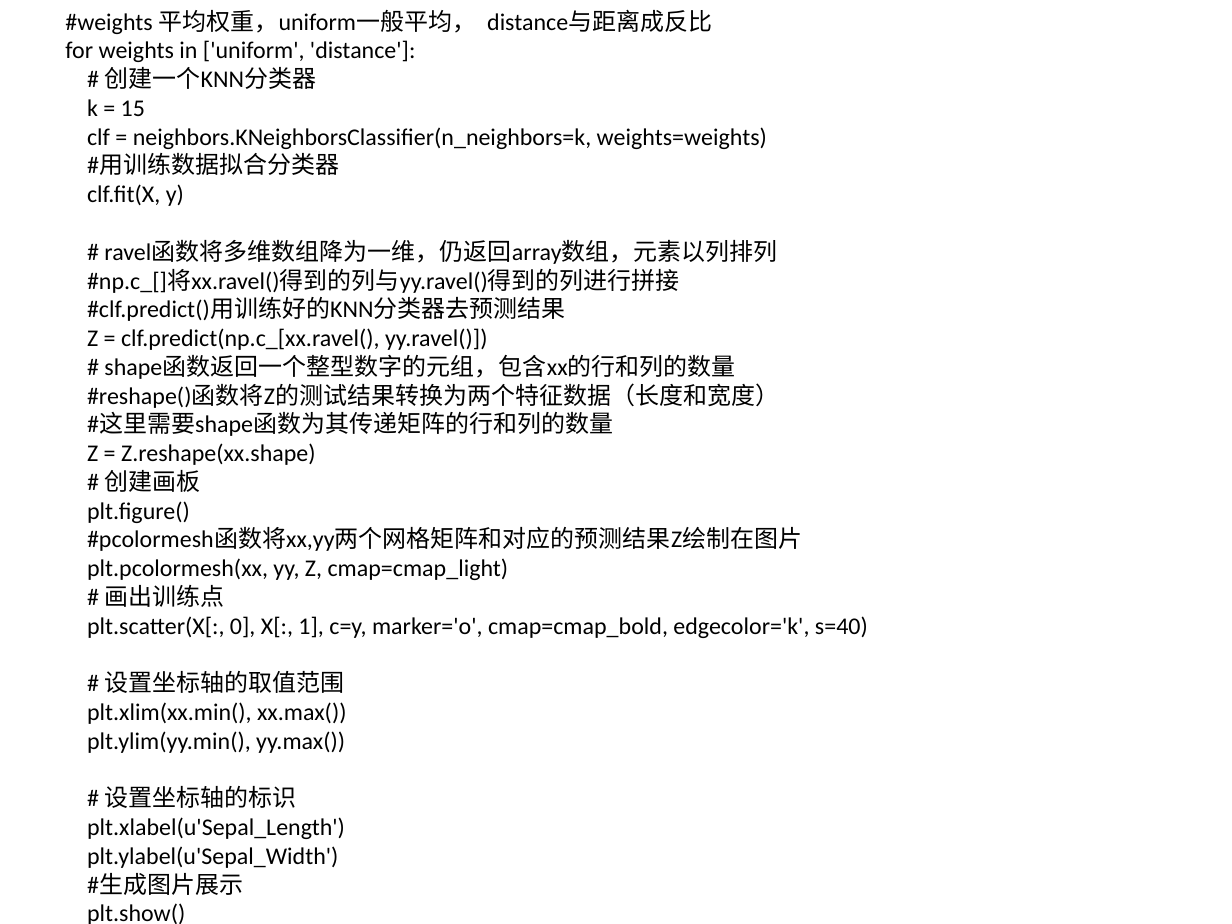
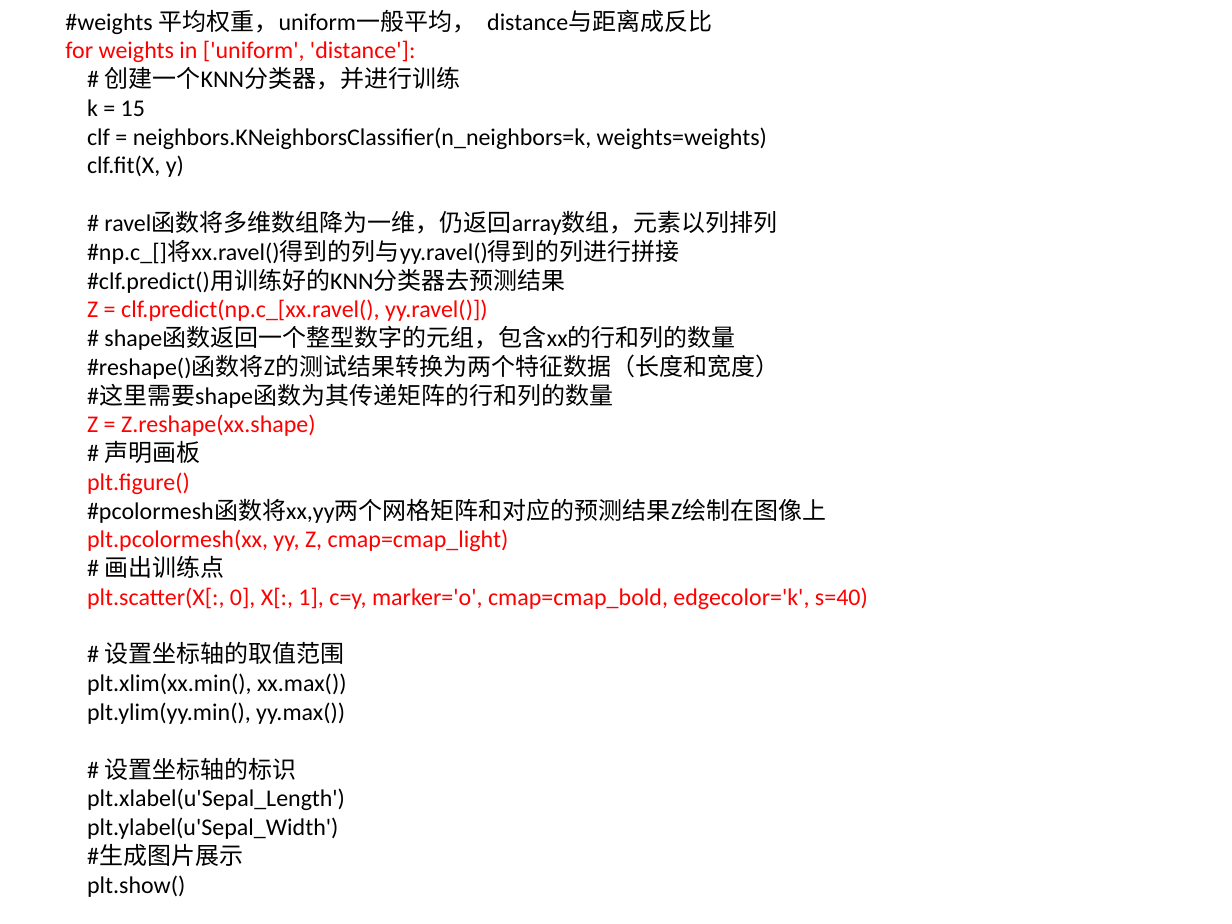
Before and after one commit to BattalionCommander/Python, a slide deck: slide 13 of cls_23聚类算法.ppt. Drawn at 1232x924 pixels with LibreOffice and Linux fonts; fonts in the diff are those of the drawing; background and template pictures are left out. Boxes give left, top, right and bottom in pixels: in the first picture for what was removed or moved away, otherwise in the second. Text is boxed around its words. In the diff, an @@ line names an element or a change of style, - is before the commit and + after.

```diff
--- a/cls_23聚类算法.ppt
+++ b/cls_23聚类算法.ppt
@@ text at bbox=[65, 40, 868, 609]: text colour #000000 to #FF0000 in "for weights in ['uniform', 'distance']:", "Z = clf.predict(np.c_[xx.ravel(), yy.ravel()])", "Z = Z.reshape(xx.shape)", "plt.figure()" and 2 more places @@
@@ text at bbox=[105, 67, 461, 90]: text changed @@
-# 创建一个KNN分类器
+# 创建一个KNN分类器，并进行训练
@@ text at bbox=[87, 153, 339, 175]: paragraph removed @@
-#用训练数据拟合分类器
@@ text at bbox=[105, 440, 201, 463]: text changed @@
-# 创建画板
+# 声明画板
@@ text at bbox=[87, 498, 826, 523]: text changed @@
-#pcolormesh函数将xx,yy两个网格矩阵和对应的预测结果Z绘制在图片
+#pcolormesh函数将xx,yy两个网格矩阵和对应的预测结果Z绘制在图像上
```
Also in this commit, not shown: 8 other slides changed, 1 slide removed, 2 other files.
